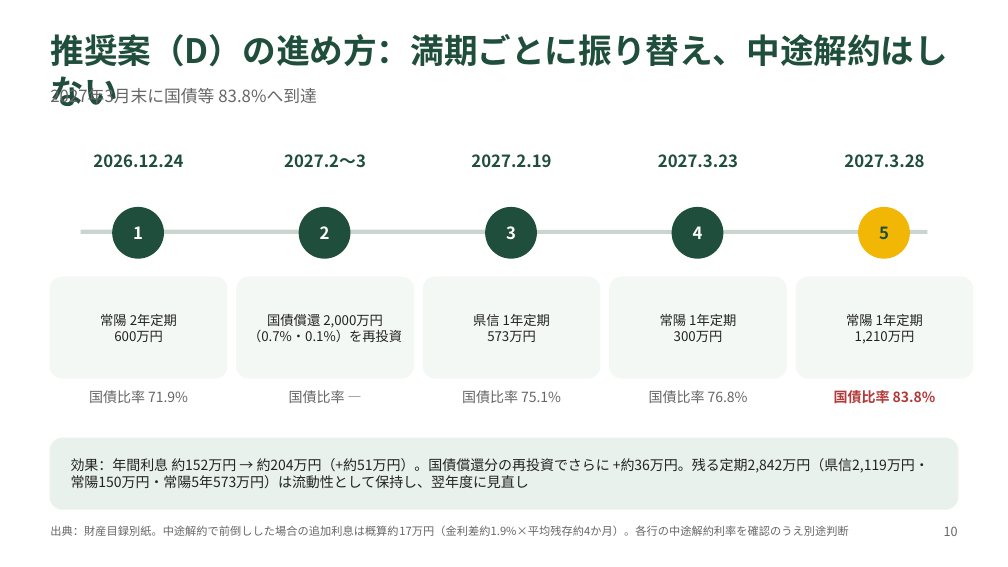
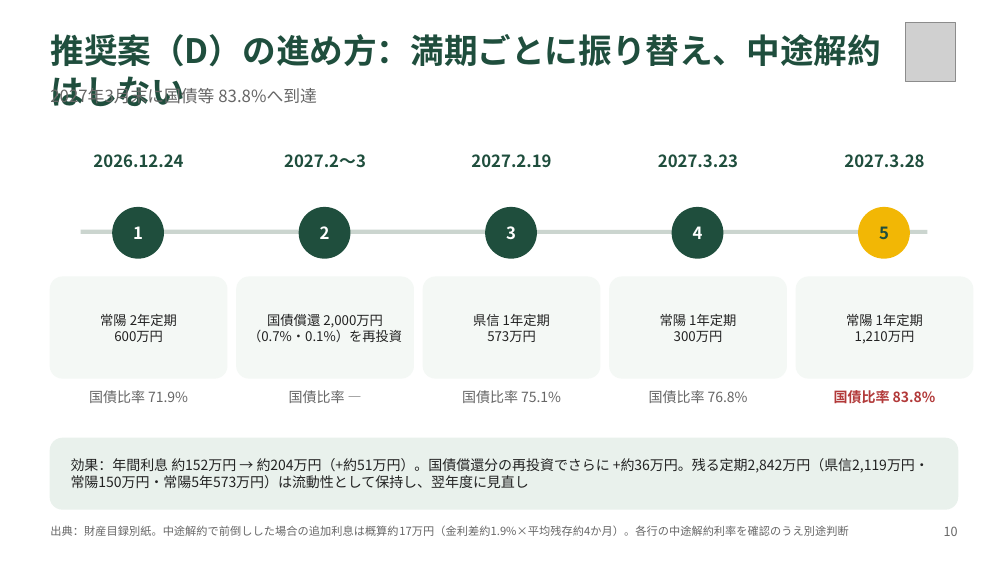
Before and after one commit to TakaS-JP/ClaudeGitHub, a slide deck: slide 10 of docs/ibaraki-kouseihogo/基本財産運用検討会_説明資料案_2026-09.pptx. Drawn at 1008x567 pixels with LibreOffice and Linux fonts; fonts in the diff are those of the drawing; grey boxes stand for pictures. Boxes give left, top, right and bottom in pixels: in the first picture for what was removed or moved away, otherwise in the second. Text is boxed around its words. In the diff, an @@ line names an element or a change of style, - is before the commit and + after.

```diff
--- a/docs/ibaraki-kouseihogo/基本財産運用検討会_説明資料案_2026-09.pptx
+++ b/docs/ibaraki-kouseihogo/基本財産運用検討会_説明資料案_2026-09.pptx
@@ picture added at (905, 22, 956, 82) @@
@@ text "推奨案（D）の進め方：満期ごとに振り替え、中途解約はしない" rewrapped from (50, 34, 948, 106) to (50, 34, 880, 107) @@
```
Also in this commit, not shown: 16 other slides changed, 5 other files.
